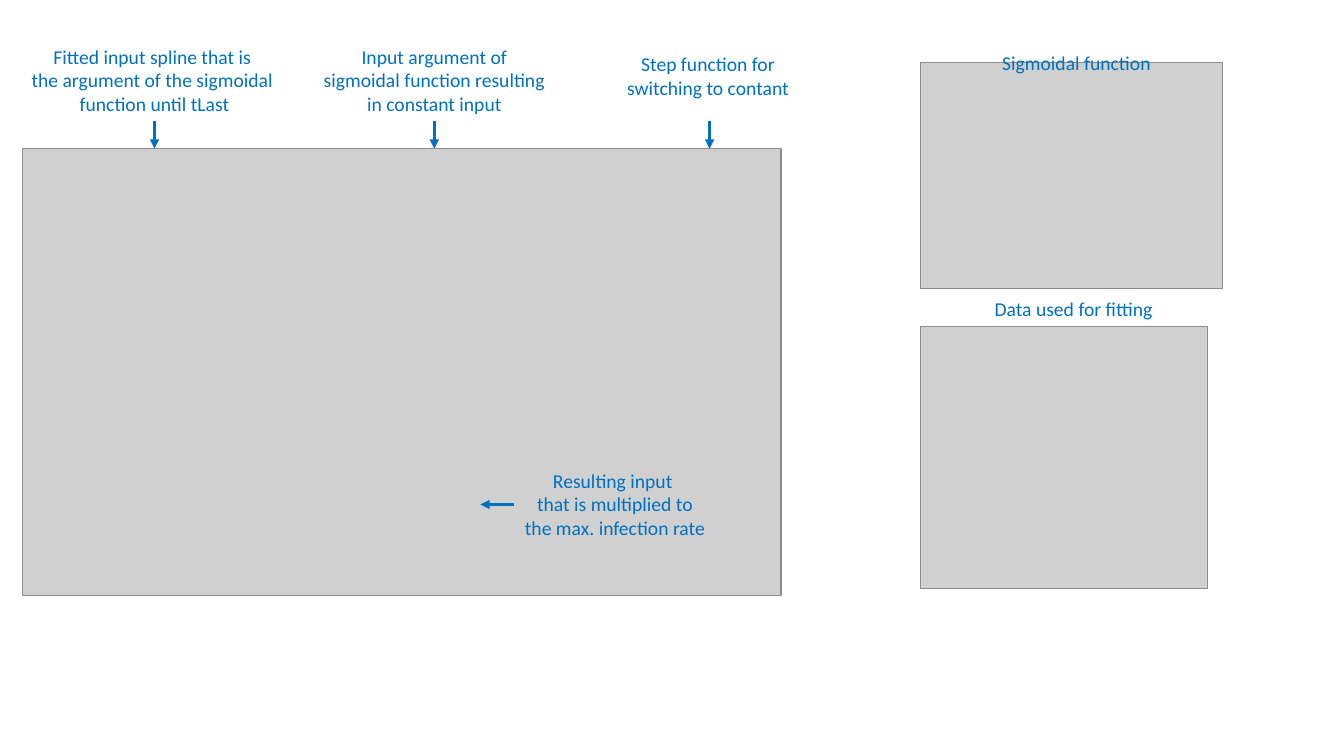
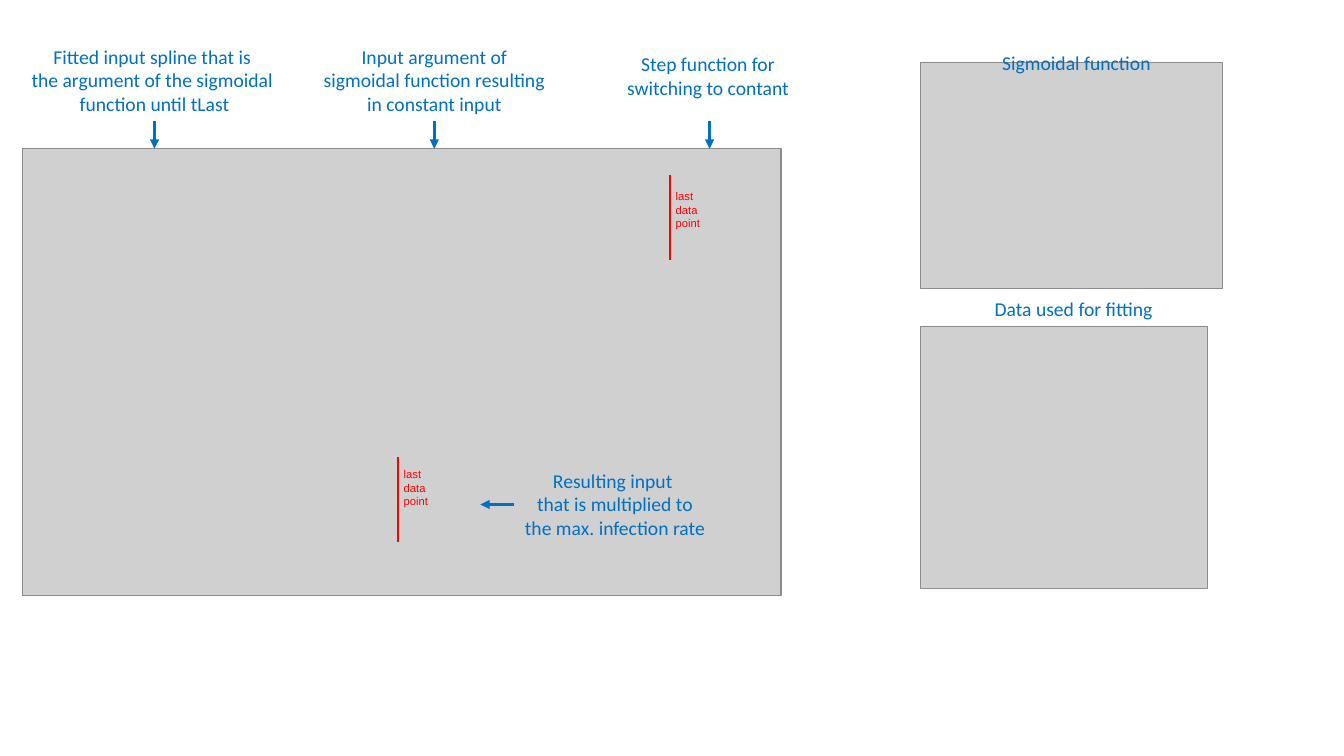
Before and after one commit to Data2Dynamics/d2d, a slide deck: slide 1 of arFramework3/Examples/ToyModels/SplineExample_InputModulation/Figure.pptx. Drawn at 1344x756 pixels with LibreOffice and Linux fonts; fonts in the diff are those of the drawing; grey boxes stand for pictures. Boxes give left, top, right and bottom in pixels: in the first picture for what was removed or moved away, otherwise in the second. Text is boxed around its words. In the diff, an @@ line names an element or a change of style, - is before the commit and + after.

```diff
--- a/arFramework3/Examples/ToyModels/SplineExample_InputModulation/Figure.pptx
+++ b/arFramework3/Examples/ToyModels/SplineExample_InputModulation/Figure.pptx
@@ line added from (670, 174) to (670, 260), #FF0000 1.5 pt @@
@@ text added at (676,192,700,230), 8 pt, text #FF0000 @@
+last
+data
+point
@@ line added from (398, 458) to (398, 542), #FF0000 1.5 pt @@
@@ text added at (404,470,428,508), 8 pt, text #FF0000 @@
+last
+data
+point
```
Also in this commit, not shown: 1 other file.
